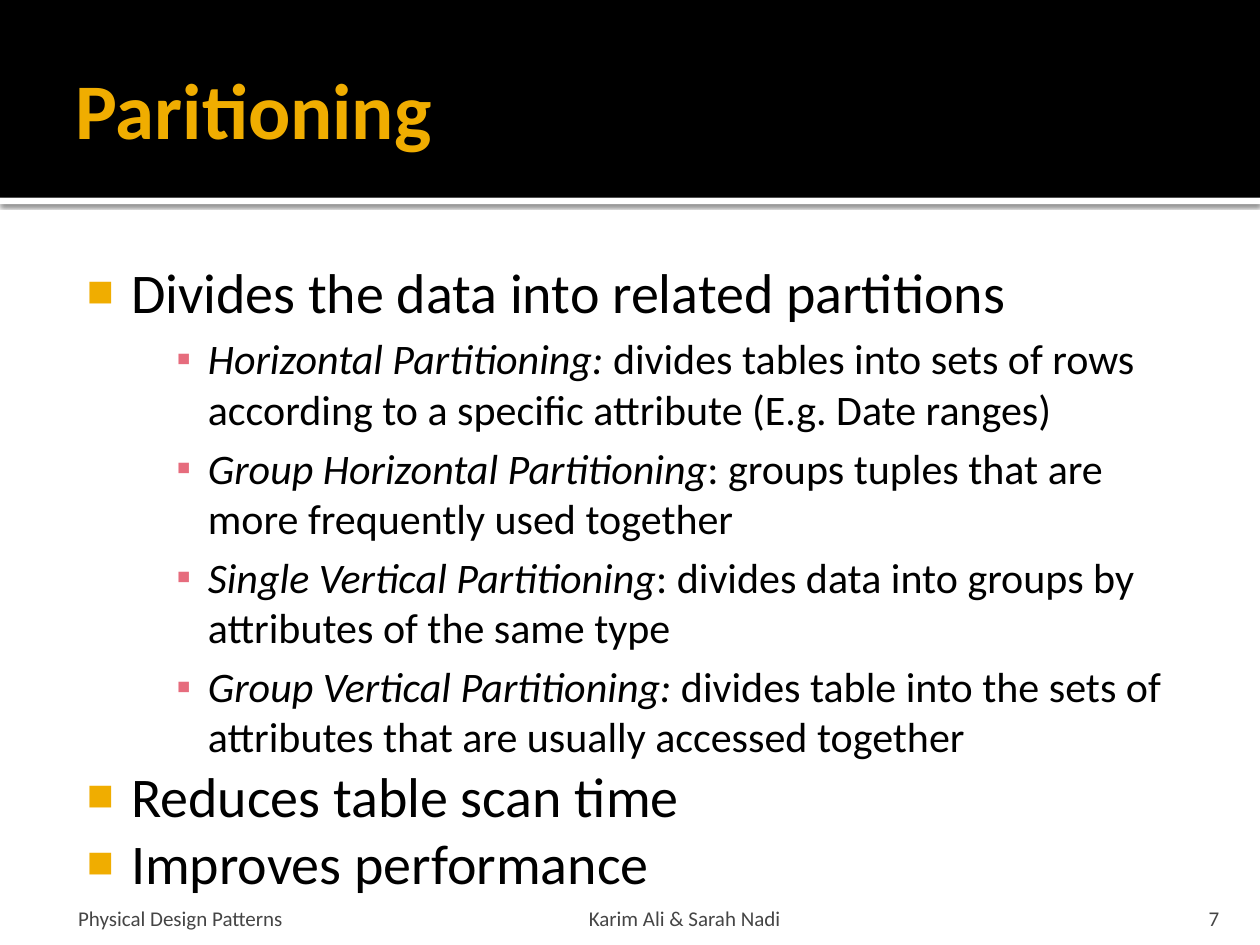
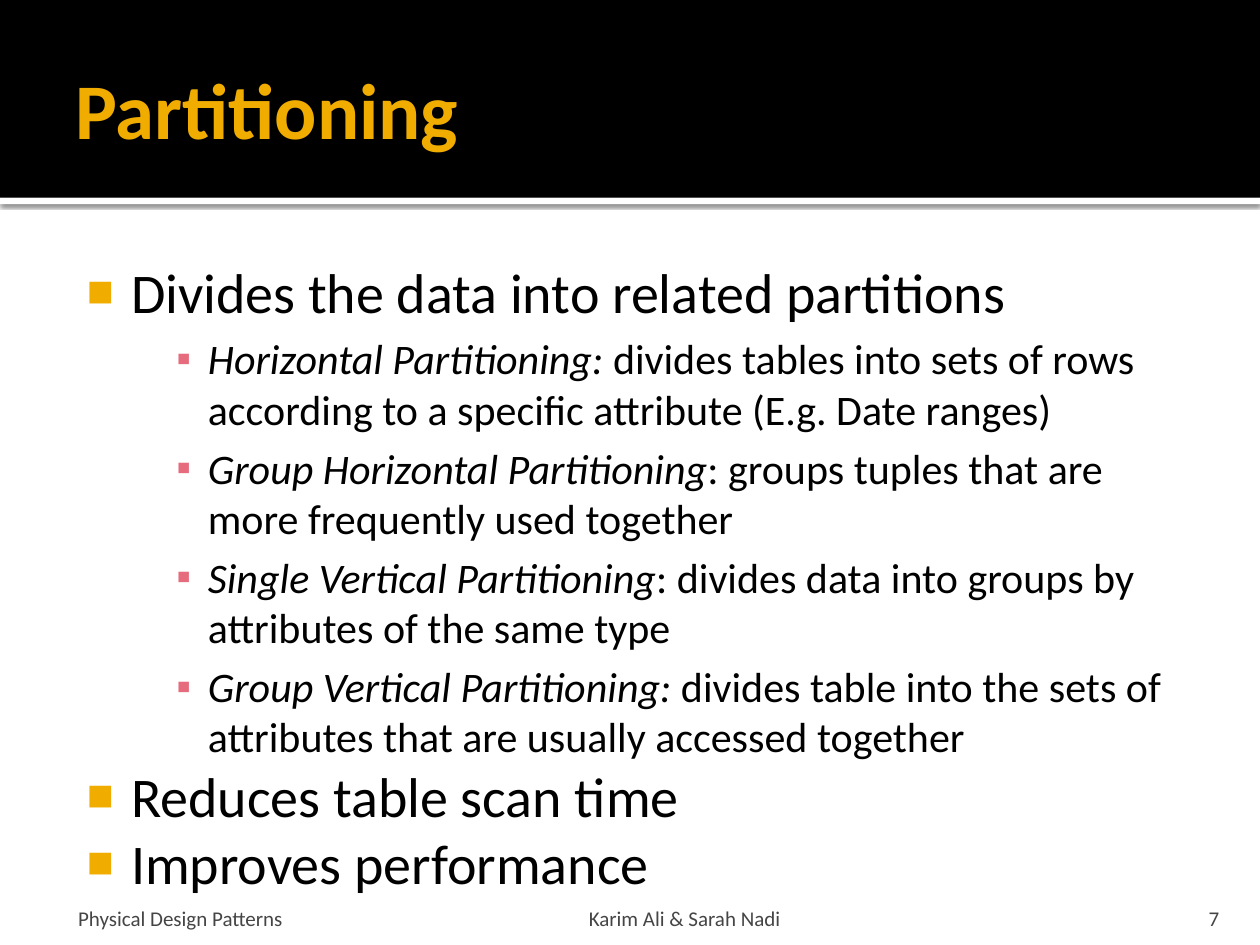
Before and after one commit to snadi/cs848-db, a slide deck: slide 7 of cs848-db/PhysDesignPres.pptx. Drawn at 1260x945 pixels with LibreOffice and Linux fonts; fonts in the diff are those of the drawing. Boxes give left, top, right and bottom in pixels: in the first picture for what was removed or moved away, otherwise in the second. Text is boxed around its words. In the diff, an @@ line names an element or a change of style, - is before the commit and + after.

```diff
--- a/cs848-db/PhysDesignPres.pptx
+++ b/cs848-db/PhysDesignPres.pptx
@@ title at [76, 83, 459, 153]: text changed @@
-Paritioning
+Partitioning
```
Also in this commit, not shown: 3 other slides changed.
